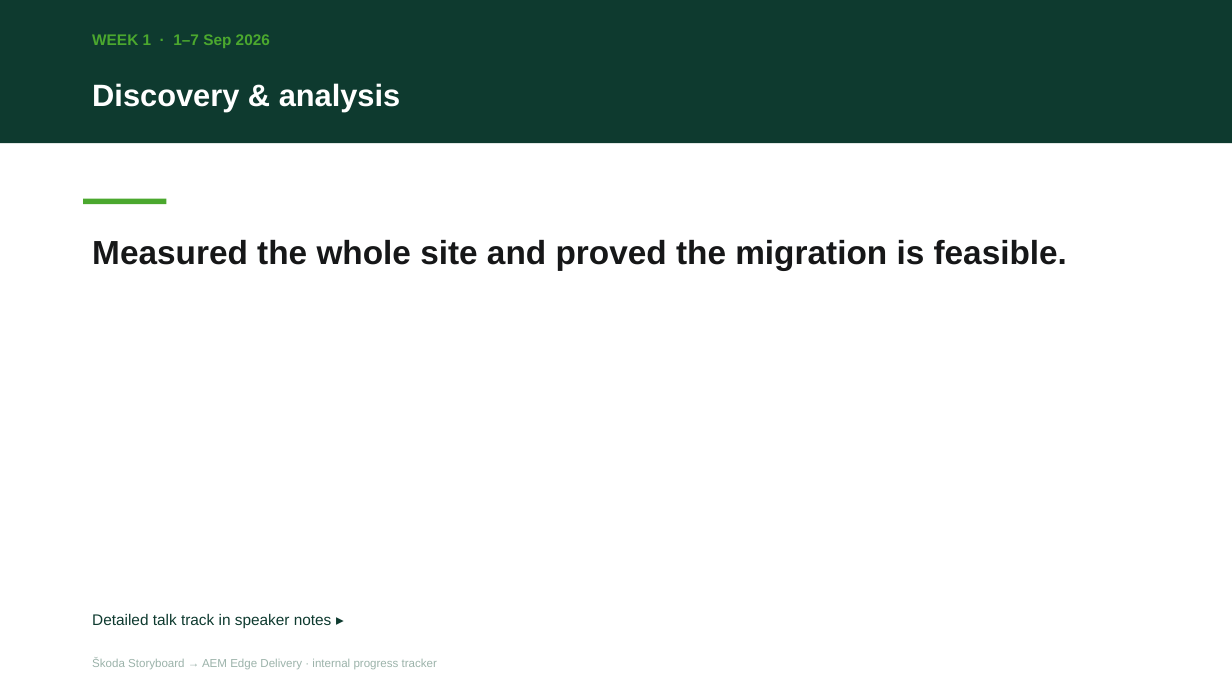
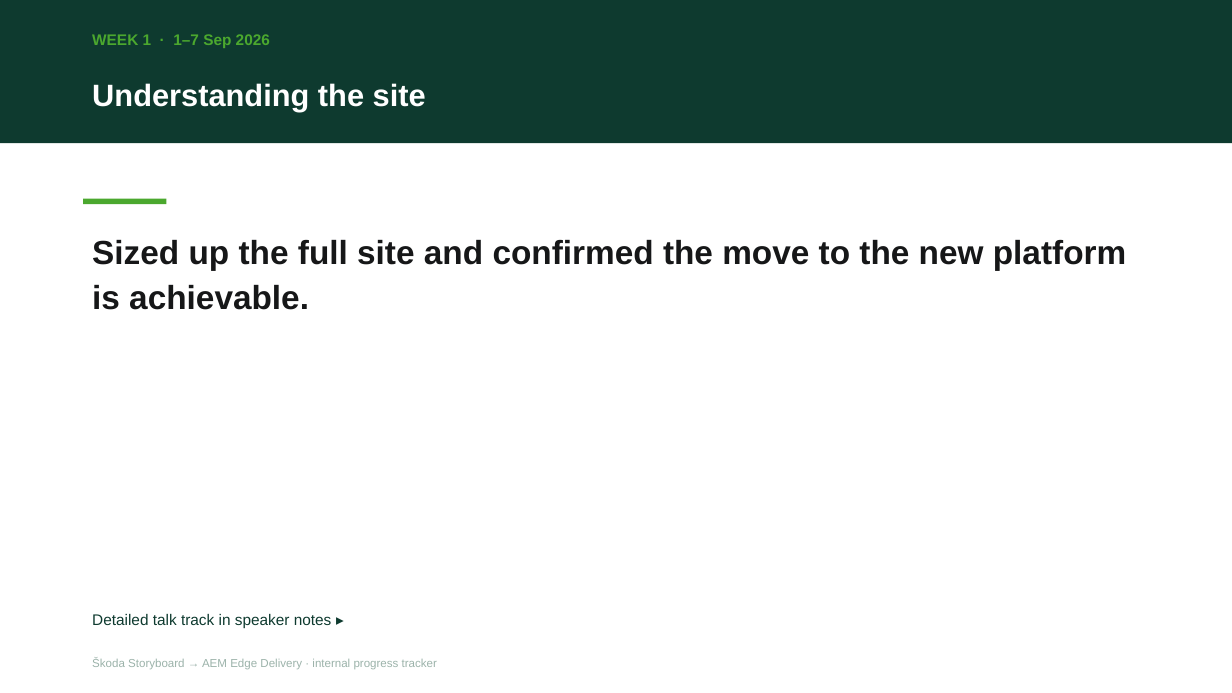
Before and after one commit to larsauffarth/skoda-storyboard, a slide deck: slide 2 of docs/deck/skoda-storyboard-project-tracker.pptx. Drawn at 1232x693 pixels with LibreOffice and Linux fonts; fonts in the diff are those of the drawing. Boxes give left, top, right and bottom in pixels: in the first picture for what was removed or moved away, otherwise in the second. Text is boxed around its words. In the diff, an @@ line names an element or a change of style, - is before the commit and + after.

```diff
--- a/docs/deck/skoda-storyboard-project-tracker.pptx
+++ b/docs/deck/skoda-storyboard-project-tracker.pptx
@@ text at <box>92,83,426,112</box>: text changed @@
-Discovery & analysis
+Understanding the site
@@ text at <box>92,239,1126,310</box>: text changed @@
-Measured the whole site and proved the migration is feasible.
+Sized up the full site and confirmed the move to the new platform is achievable.
```
Also in this commit, not shown: 1 other slide changed, 1 other file.
